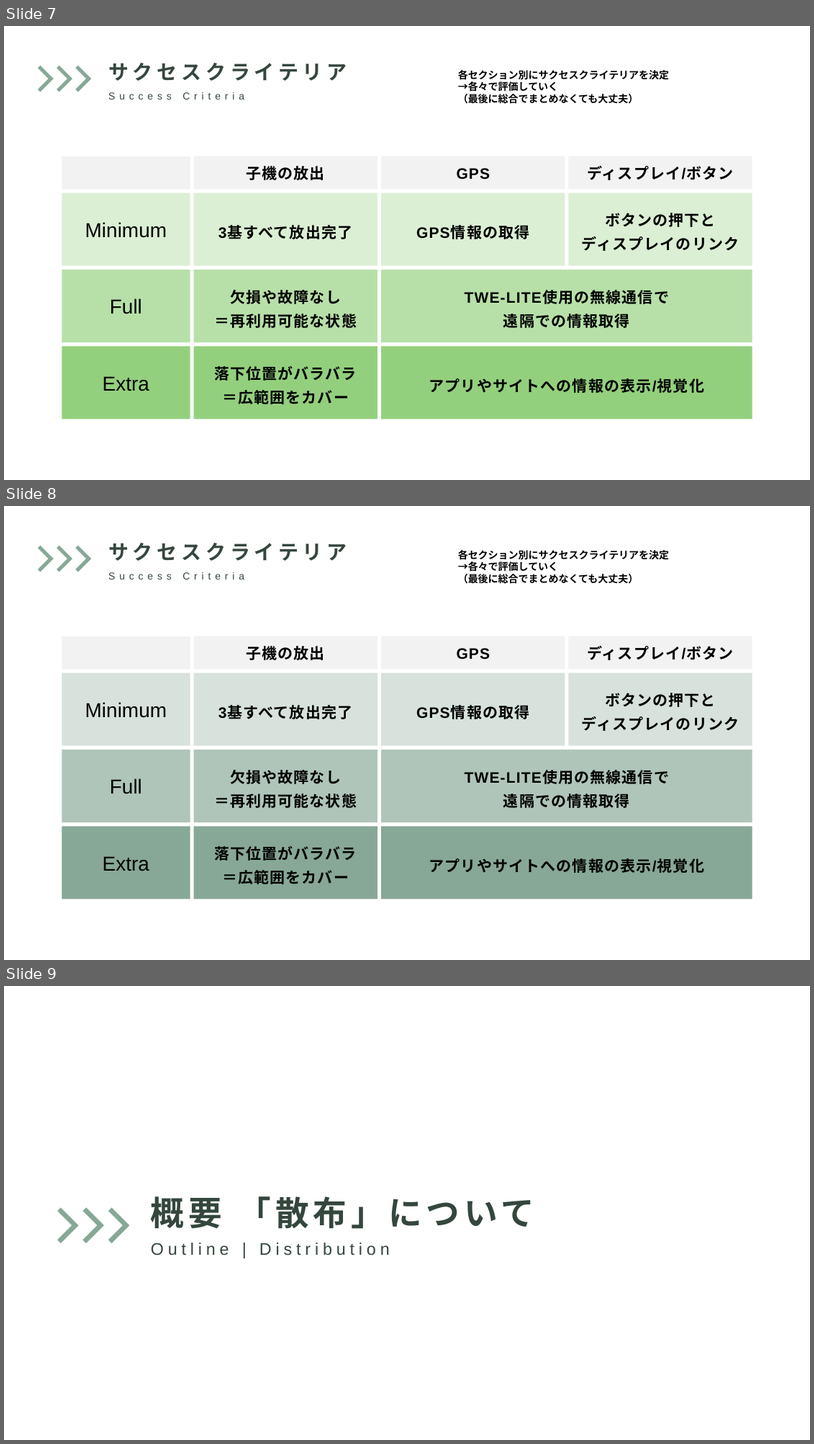
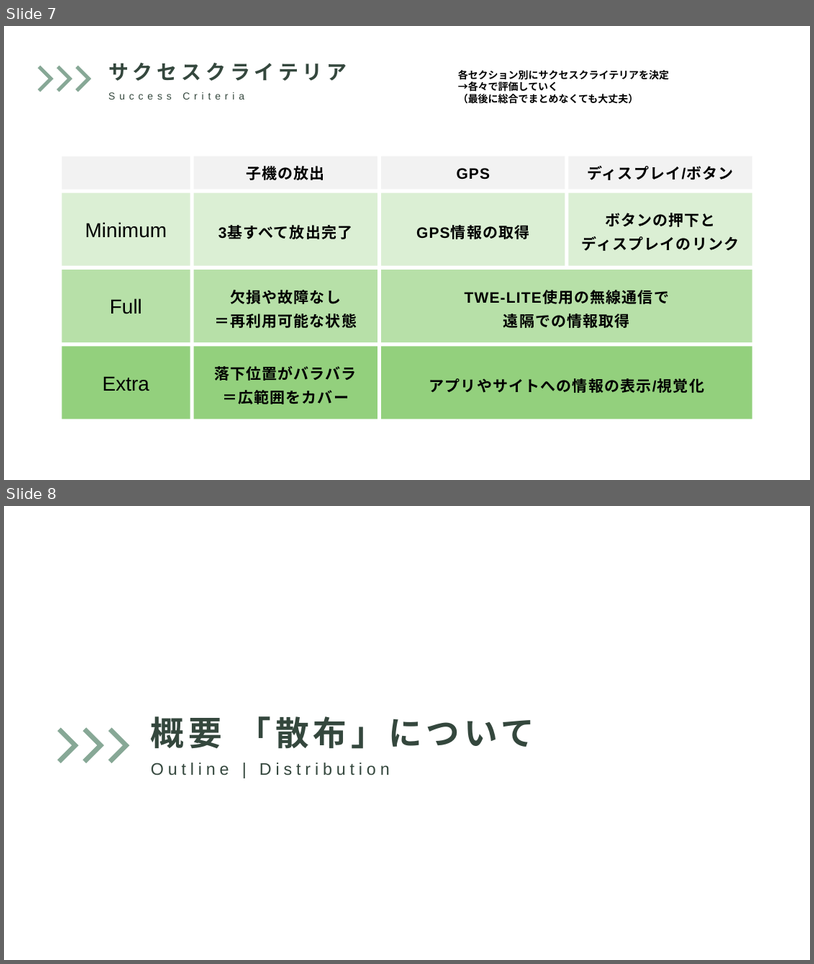
Before and after one commit to nearfactory/2024-toin-cansat, a slide deck: プレゼン/桐蔭-事後プレゼン.pptx. Shown one above the other, each under a label of ours: slides 7, 8 and 9 before the commit, slides 7 and 8 after it. The pictures are 814x1444 and 814x964 pixels, drawn with LibreOffice and Linux fonts; fonts in the diff are those of the drawing. Boxes give left, top, right and bottom in pixels: in the first picture for what was removed or moved away, otherwise in the second. Text is boxed around its words. In the diff, an @@ line names an element or a change of style, - is before the commit and + after.

Commit message:
プレゼン資料を追加

```diff
--- a/プレゼン/桐蔭-事後プレゼン.pptx
+++ b/プレゼン/桐蔭-事後プレゼン.pptx
@@ slide 8 removed at [4,506,810,960], background #FFFFFF @@
@@ freeform shape removed at [27,546,54,572] @@
@@ freeform shape removed at [46,546,72,572] @@
@@ freeform shape removed at [65,546,91,572] @@
@@ text removed at [108,543,347,561] @@
-サクセスクライテリア
@@ text removed at [103,567,257,585] @@
-Success Criteria
@@ text removed at [458,550,669,584] @@
-各セクション別にサクセスクライテリアを決定
-→各々で評価していく
-（最後に総合でまとめなくても大丈夫）
@@ rectangle removed at [62,636,190,669] @@
@@ rectangle removed at [194,636,378,669] @@
-子機の放出
@@ rectangle removed at [381,636,566,669] @@
-GPS
@@ rectangle removed at [569,636,753,669] @@
-ディスプレイ/ボタン
@@ rectangle removed at [62,673,190,746] @@
-Minimum
@@ rectangle removed at [194,673,378,746] @@
-3基すべて放出完了
@@ rectangle removed at [381,673,566,746] @@
-GPS情報の取得
@@ rectangle removed at [569,673,753,746] @@
-ボタンの押下と
-ディスプレイのリンク
@@ rectangle removed at [62,749,190,822] @@
-Full
@@ rectangle removed at [194,749,378,822] @@
-欠損や故障なし
-＝再利用可能な状態
@@ rectangle removed at [381,749,753,822] @@
-TWE-LITE使用の無線通信で
-遠隔での情報取得
@@ rectangle removed at [62,826,190,898] @@
-Extra
@@ rectangle removed at [194,826,378,898] @@
-落下位置がバラバラ
-＝広範囲をカバー
@@ rectangle removed at [381,826,753,898] @@
-アプリやサイトへの情報の表示/視覚化
@@ what was slide 9 is now slide 8 @@
```
Also in this commit, not shown: 2 slides changed.
